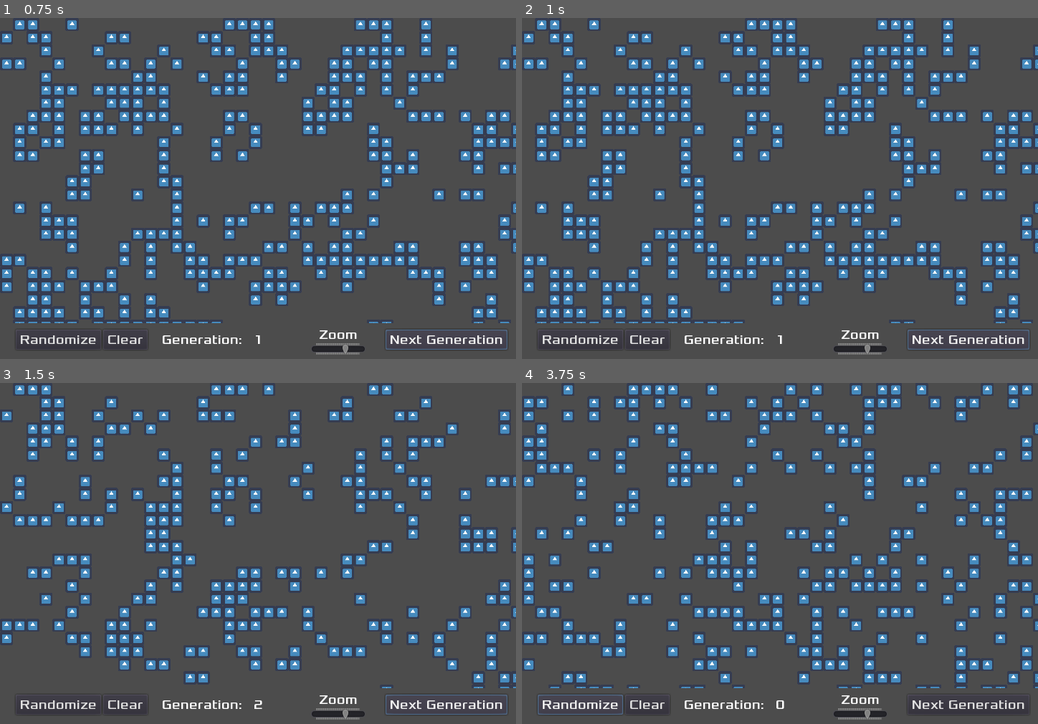
Above: before the commit, frames 1-4 (two rows, left to right).
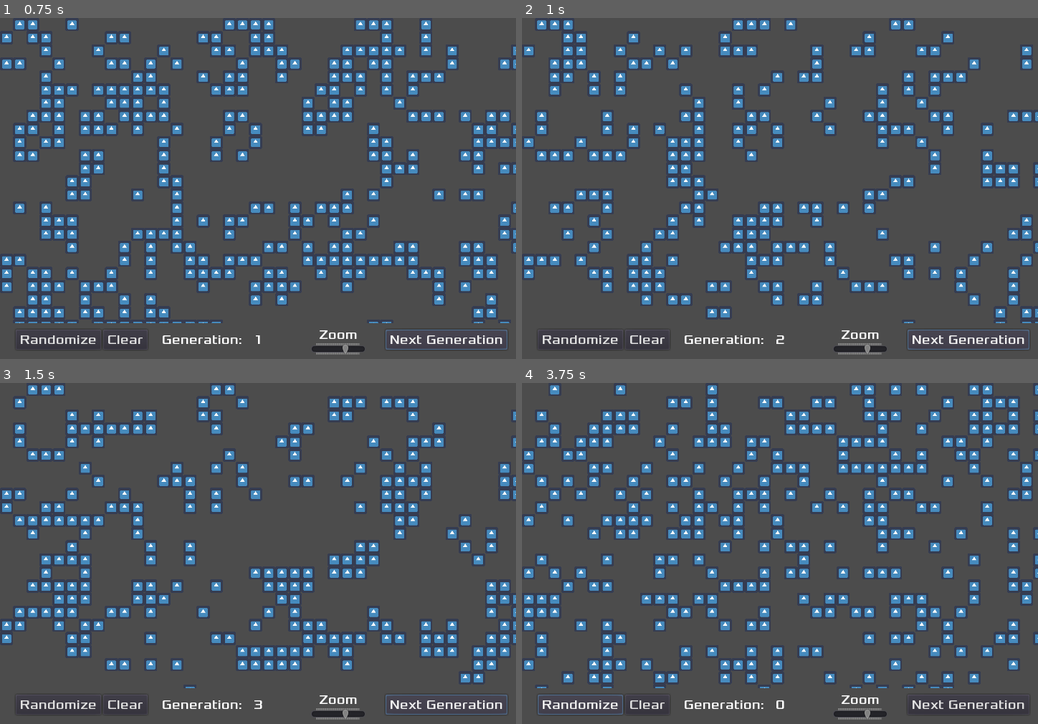
Above: after the commit, the same moments.

Repository: albertomsp/godot-game-of-life
Game: Godot game, scene res://src/Main.tscn
Same seed, same stepped clock (60 frames per second), same inputs: the game is played once before the commit and once after it. The engine's default icon, where the game draws it, is replaced by a stand-in: a white triangle on a blue panel in a dark square.
Inputs:
- Up to frame 1 (0.75 s): click "Next Generation" at 0.5 s
- Up to frame 2 (1 s): no input
- Up to frame 3 (1.5 s): click "Next Generation" at 1.25 s
- Up to frame 4 (3.75 s): click "Randomize" at 2 s; click "Clear" at 2.75 s; click "Randomize" at 3.5 s

Frame 1 is identical in both runs. In frame 2, 12% of the frame differs, in the area x 0-100%, y 0-96%; in frame 3, 11%; in frame 4, 19%, in the area x 0-100%, y 0-90%.

Commit message:
Add generation player timer and make it work

Diff:
--- a/src/Board.gd
+++ b/src/Board.gd
@@ -143,3 +143,7 @@
 			number_of_live_neighbours += 1
 
 	return number_of_live_neighbours
+
+
+func _on_GenerationTimer_timeout():
+	update_next_generation()
--- a/src/Main.tscn
+++ b/src/Main.tscn
@@ -22,15 +22,6 @@
 
 [node name="Main" type="Node"]
 
-[node name="ColorRect" type="ColorRect" parent="."]
-visible = false
-anchor_right = 1.0
-anchor_bottom = 1.0
-color = Color( 0, 0, 0, 1 )
-__meta__ = {
-"_edit_use_anchors_": false
-}
-
 [node name="Board" type="TileMap" parent="."]
 tile_set = SubResource( 1 )
 format = 1
@@ -44,7 +35,11 @@
 current = true
 offset_h = 1.0
 offset_v = 1.0
+
+[node name="GenerationTimer" type="Timer" parent="Board"]
+autostart = true
 [connection signal="clear_matrix" from="Board/HUD" to="Board" method="clear_matrix"]
 [connection signal="next_generation" from="Board/HUD" to="Board" method="update_next_generation"]
 [connection signal="randomize_matrix" from="Board/HUD" to="Board" method="randomize_matrix"]
 [connection signal="zoom_value_changed" from="Board/HUD" to="Board" method="zoom_value_changed"]
+[connection signal="timeout" from="Board/GenerationTimer" to="Board" method="_on_GenerationTimer_timeout"]
